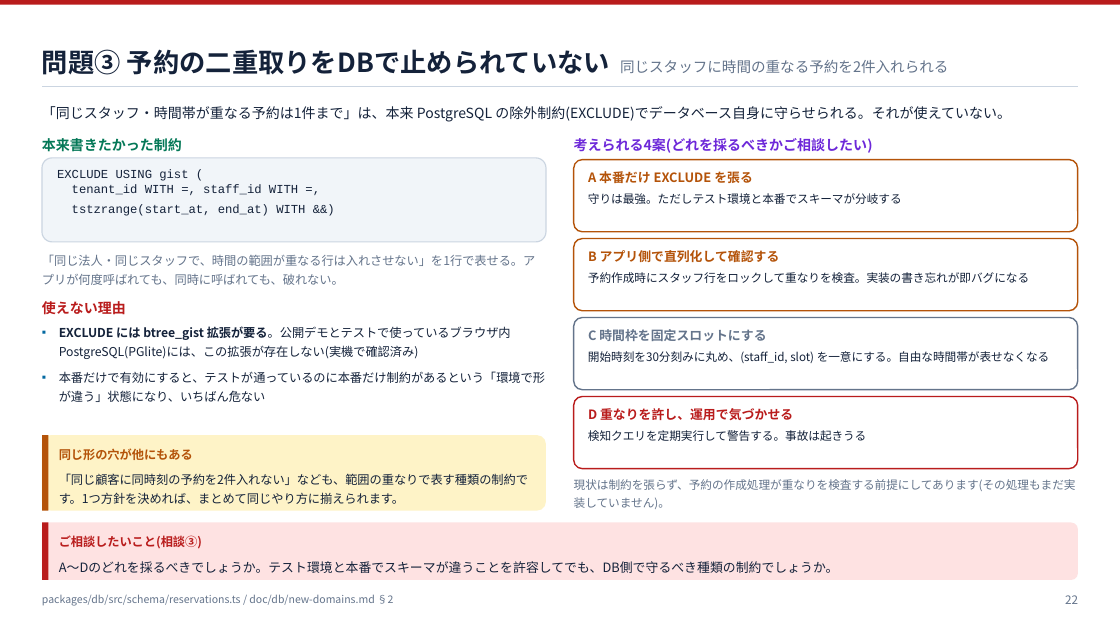
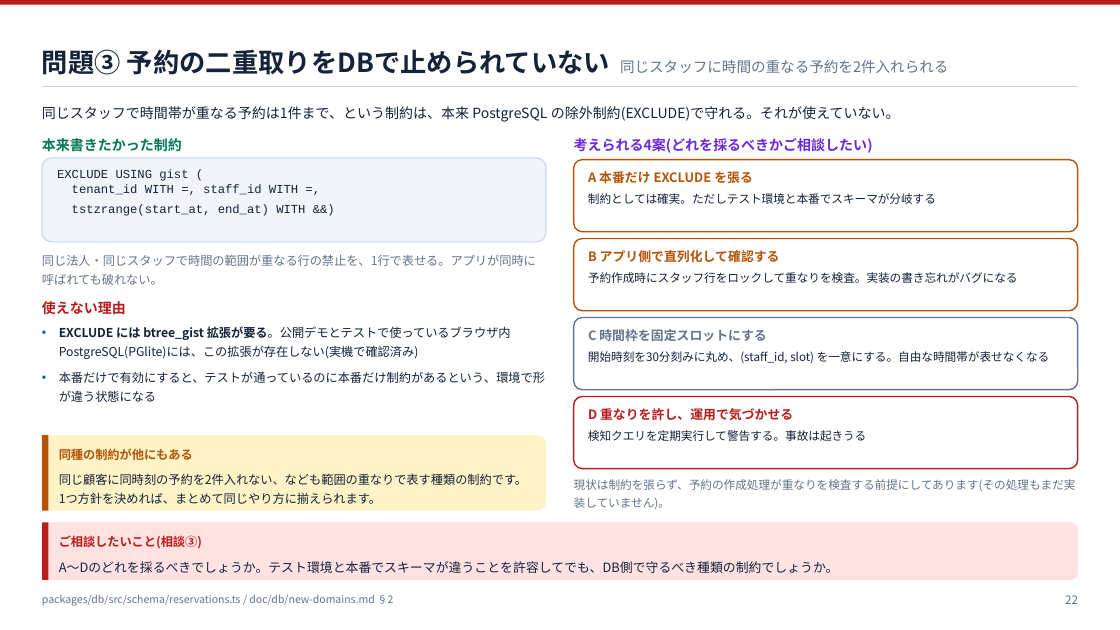
Before and after one commit to ohru131/katahimo-app, a slide deck: slide 22 of doc/slides/db-review.pptx. Drawn at 1120x630 pixels with LibreOffice and Linux fonts; fonts in the diff are those of the drawing. Boxes give left, top, right and bottom in pixels: in the first picture for what was removed or moved away, otherwise in the second. Text is boxed around its words. In the diff, an @@ line names an element or a change of style, - is before the commit and + after.

Commit message:
スライドの文言を、誇張や演出のない自然な日本語に直す (#23)
doc/slides の3資料(architecture / db-review / db-for-business)を生成する
scripts/slides/*.py の文字列を見直し、強調語・自己言及・標語・擬人化・
強調目的の「」を取り除いた。内容・数値・参照ラベルは不変。pptx を再生成し、
枚数(21 / 30 / 54)が変わらないことを確認。

```diff
--- a/doc/slides/db-review.pptx
+++ b/doc/slides/db-review.pptx
@@ text at bbox=[42, 106, 900, 122]: text changed @@
-「同じスタッフ・時間帯が重なる予約は1件まで」は、本来 PostgreSQL の除外制約(EXCLUDE)でデータベース自身に守らせられる。それが使えていない。
+同じスタッフで時間帯が重なる予約は1件まで、という制約は、本来 PostgreSQL の除外制約(EXCLUDE)で守れる。それが使えていない。
@@ text at bbox=[588, 193, 936, 204]: text changed @@
-守りは最強。ただしテスト環境と本番でスキーマが分岐する
+制約としては確実。ただしテスト環境と本番でスキーマが分岐する
@@ text at bbox=[42, 254, 536, 285]: text changed @@
-「同じ法人・同じスタッフで、時間の範囲が重なる行は入れさせない」を1行で表せる。アプリが何度呼ばれても、同時に呼ばれても、破れない。
+同じ法人・同じスタッフで時間の範囲が重なる行の禁止を、1行で表せる。アプリが同時に呼ばれても破れない。
@@ text at bbox=[588, 272, 1018, 283]: text changed @@
-予約作成時にスタッフ行をロックして重なりを検査。実装の書き忘れが即バグになる
+予約作成時にスタッフ行をロックして重なりを検査。実装の書き忘れがバグになる
@@ text at bbox=[59, 371, 545, 402]: text changed @@
-▪ 本番だけで有効にすると、テストが通っているのに本番だけ制約があるという「環境で形が違う」状態になり、いちばん危ない
+▪ 本番だけで有効にすると、テストが通っているのに本番だけ制約があるという、環境で形が違う状態になる
@@ text at bbox=[59, 448, 193, 460]: text changed @@
-同じ形の穴が他にもある
+同種の制約が他にもある
@@ text at bbox=[59, 473, 527, 504]: text changed @@
-「同じ顧客に同時刻の予約を2件入れない」なども、範囲の重なりで表す種類の制約です。1つ方針を決めれば、まとめて同じやり方に揃えられます。
+同じ顧客に同時刻の予約を2件入れない、なども範囲の重なりで表す種類の制約です。1つ方針を決めれば、まとめて同じやり方に揃えられます。
```
Also in this commit, not shown: 25 other slides changed, 6 other files.
